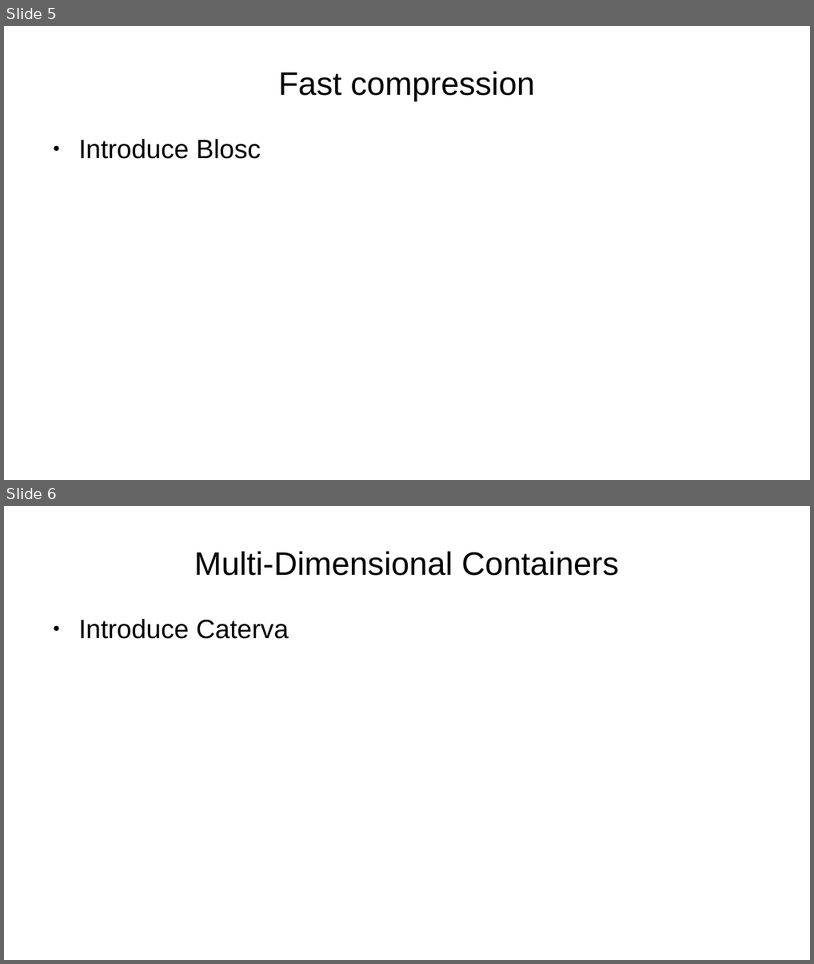
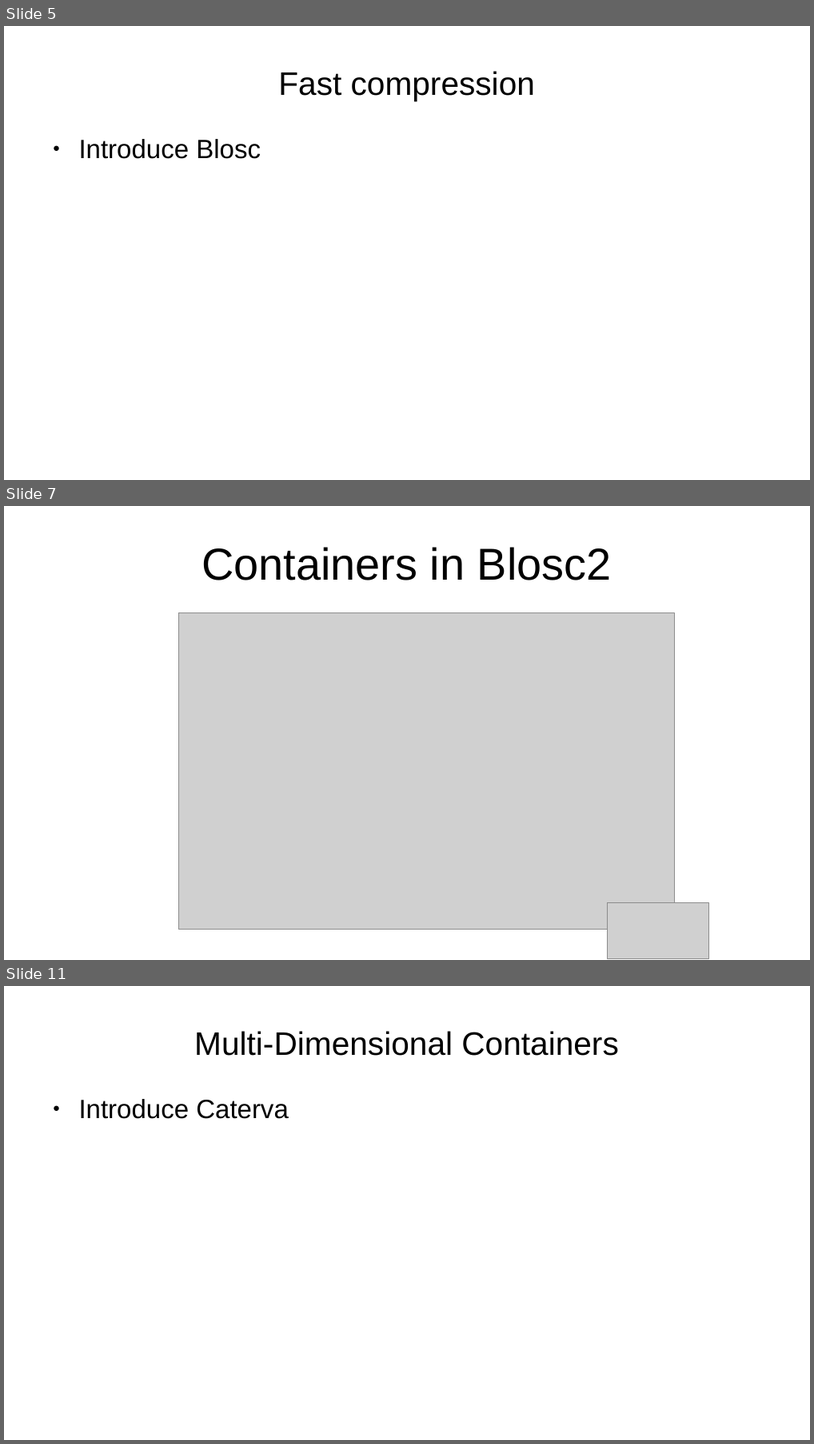
Before and after one commit to inaos/iron-array, a slide deck: decks/pyDataNyc2019.odp. Shown one above the other, each under a label of ours: slides 5 and 6 before the commit, slides 5, 7 and 11 after it; the slides between them are not shown. The pictures are 814x964 and 814x1444 pixels, drawn with LibreOffice and Linux fonts; fonts in the diff are those of the drawing; grey boxes stand for pictures. Boxes give left, top, right and bottom in pixels: in the first picture for what was removed or moved away, otherwise in the second. Text is boxed around its words. In the diff, an @@ line names an element or a change of style, - is before the commit and + after.

Commit message:
adding blosc and caterva slides

```diff
--- a/decks/pyDataNyc2019.odp
+++ b/decks/pyDataNyc2019.odp
@@ slide 7 added at (4,506,810,960), background #FFFFFF @@
@@ title added at (202,547,612,580), 44 pt, text #000000 @@
+Containers in Blosc2
@@ picture added at (179,613,676,929) @@
@@ picture added at (608,903,710,958) @@
@@ what was slide 6 is now slide 11 @@
```
Also in this commit, not shown: 11 other slides added.
